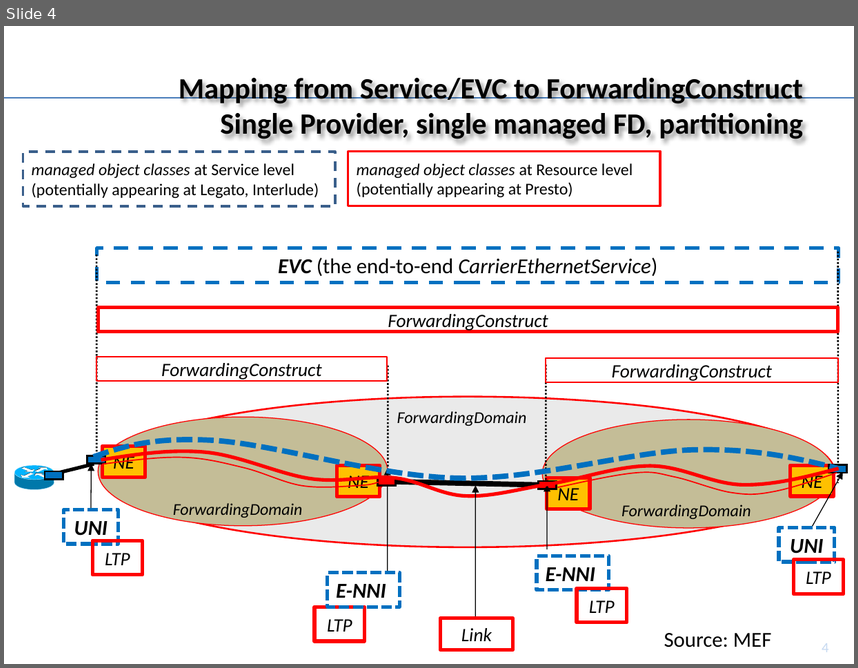
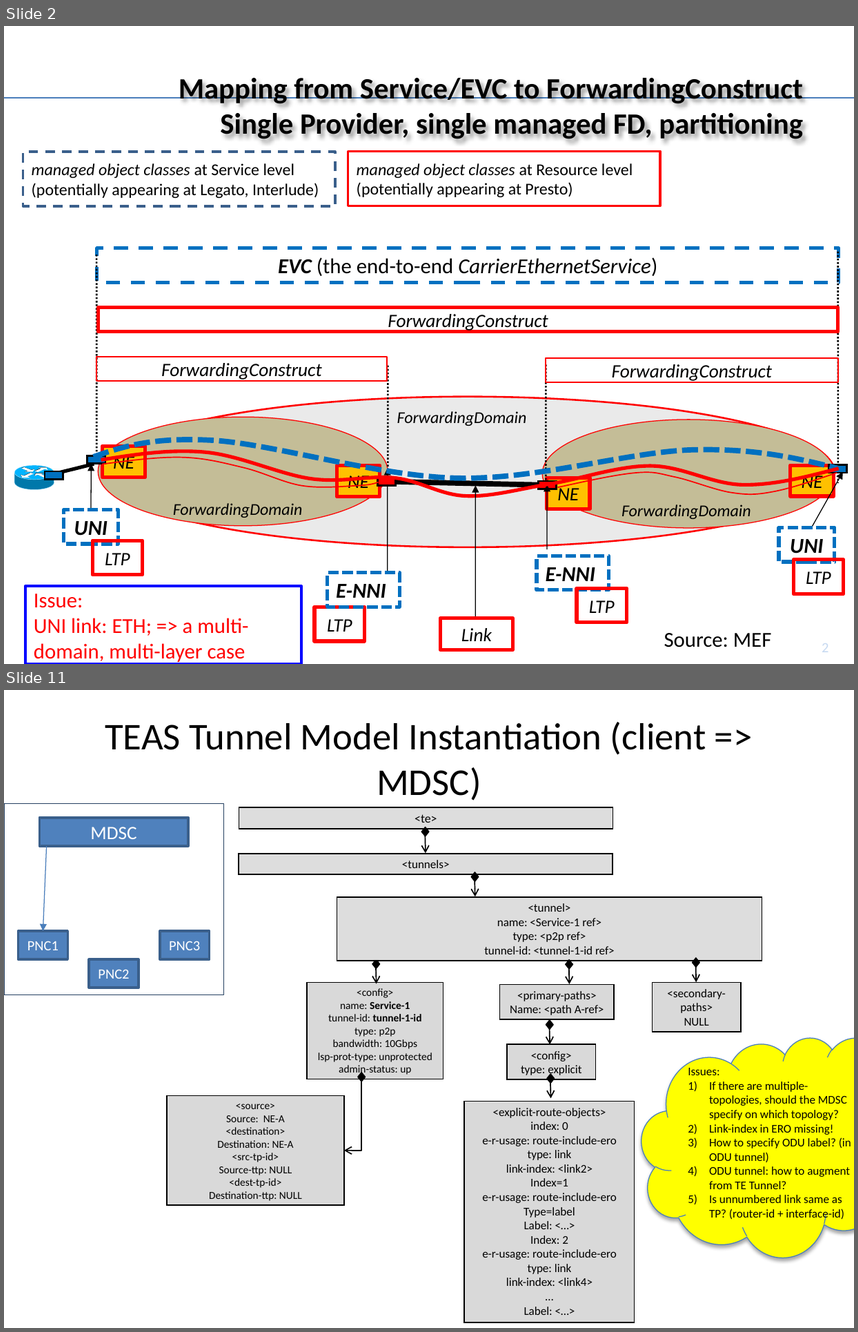
Before and after one commit to TransportModels/IETF-Transport-Modeling, a slide deck: Transport-UseCases/UC#3_P2P_SingleProvider_MultiDomainTopology.pptx. Shown one above the other, each under a label of ours: slide 4 before the commit, slides 2 and 11 after it; the slides between them are not shown. The pictures are 858x668 and 858x1332 pixels, drawn with LibreOffice and Linux fonts; fonts in the diff are those of the drawing; background and template pictures are left out. Boxes give left, top, right and bottom in pixels: in the first picture for what was removed or moved away, otherwise in the second. Text is boxed around its words. In the diff, an @@ line names an element or a change of style, - is before the commit and + after.

```diff
--- a/Transport-UseCases/UC#3_P2P_SingleProvider_MultiDomainTopology.pptx
+++ b/Transport-UseCases/UC#3_P2P_SingleProvider_MultiDomainTopology.pptx
@@ slide 11 added at (4, 690, 854, 1328), background #FFFFFF @@
@@ title added at (105, 722, 706, 800), 32 pt, text #000000 @@
+TEAS Tunnel Model Instantiation (client => MDSC)
@@ rectangle added at (4, 803, 223, 994), outline #254061 0.75 pt @@
@@ rectangle added at (239, 807, 613, 829), fill #DDDDDD, outline #000000 1 pt, 10.5 pt, text #000000 @@
+<te>
@@ rectangle added at (40, 818, 188, 845), fill #4F81BD, outline #3A5F8C 2 pt, 16 pt, text #FFFFFF @@
+MDSC
@@ diamond added at (421, 827, 429, 836), fill #000000, outline #000000 0.75 pt @@
@@ arrow added from (47, 845) to (43, 931), #4B7EBC 0.75 pt @@
@@ rectangle added at (239, 854, 613, 874), fill #DDDDDD, outline #000000 1 pt, 10 pt, text #000000 @@
+<tunnels>
@@ arrow added from (425, 836) to (426, 854), #000000 1 pt @@
@@ diamond added at (472, 872, 479, 881), fill #000000, outline #000000 0.75 pt @@
@@ rectangle added at (337, 896, 762, 960), fill #DDDDDD, outline #000000 1 pt, 10 pt, text #000000 @@
+<tunnel>
+name: <Service-1 ref>
+type: <p2p ref>
+tunnel-id: <tunnel-1-id ref>
@@ arrow added from (475, 880) to (475, 896), #000000 1 pt @@
@@ rectangle added at (18, 931, 67, 958), fill #4F81BD, outline #3A5F8C 2 pt, 12 pt, text #FFFFFF @@
+PNC1
@@ rectangle added at (159, 931, 209, 958), fill #4F81BD, outline #3A5F8C 2 pt, 12 pt, text #FFFFFF @@
+PNC3
@@ diamond added at (693, 958, 700, 967), fill #000000, outline #000000 0.75 pt @@
@@ rectangle added at (89, 960, 139, 987), fill #4F81BD, outline #3A5F8C 2 pt, 12 pt, text #FFFFFF @@
+PNC2
@@ diamond added at (372, 960, 380, 969), fill #000000, outline #000000 0.75 pt @@
@@ arrow added from (377, 966) to (377, 983), #000000 1 pt @@
@@ diamond added at (565, 960, 573, 969), fill #000000, outline #000000 0.75 pt @@
@@ arrow added from (569, 967) to (569, 984), #000000 1 pt @@
@@ arrow added from (696, 965) to (696, 983), #000000 1 pt @@
@@ rectangle added at (307, 983, 443, 1079), fill #D9D9D9, outline #000000 1 pt, 9 pt, text #000000 @@
+<config>
+name: Service-1
+tunnel-id: tunnel-1-id
+type: p2p
+bandwidth: 10Gbps
+lsp-prot-type: unprotected
+admin-status: up
@@ rectangle added at (499, 984, 613, 1019), fill #D9D9D9, outline #000000 1 pt, 10 pt, text #000000 @@
+<primary-paths>
+Name: <path A-ref>
@@ rectangle added at (653, 983, 741, 1032), fill #D9D9D9, outline #000000 1 pt, 10 pt, text #000000 @@
+<secondary-paths>
+NULL
@@ diamond added at (546, 1020, 553, 1029), fill #000000, outline #000000 0.75 pt @@
@@ arrow added from (550, 1027) to (550, 1045), #000000 1 pt @@
@@ cloud added at (642, 1037, 854, 1256), fill #FFFF00, outline #4B7EBC 0.75 pt, 10 pt, text #000000 @@
+Issues:
+1) If there are multiple-topologies, should the MDSC specify on which topology?
+2) Link-index in ERO missing!
+3) How to specify ODU label? (in ODU tunnel)
+4) ODU tunnel: how to augment from TE Tunnel?
+5) Is unnumbered link same as TP? (router-id + interface-id)
@@ rectangle added at (507, 1045, 595, 1079), fill #D9D9D9, outline #000000 1 pt, 10 pt, text #000000 @@
+<config>
+type: explicit
@@ elbow arrow added from (362, 1081) to (344, 1150), #000000 1 pt @@
@@ diamond added at (358, 1072, 366, 1081), fill #000000, outline #000000 0.75 pt @@
@@ diamond added at (547, 1074, 555, 1083), fill #000000, outline #000000 0.75 pt @@
@@ arrow added from (550, 1081) to (550, 1098), #000000 1 pt @@
@@ rectangle added at (168, 1096, 344, 1205), fill #D9D9D9, outline #000000 1 pt, 9 pt, text #000000 @@
+<source>
+Source: NE-A
+<destination>
+Destination: NE-A
+<src-tp-id>
+Source-ttp: NULL
+<dest-tp-id>
+Destination-ttp: NULL
@@ rectangle added at (465, 1101, 635, 1321), fill #D9D9D9, outline #000000 1 pt, 10 pt, text #000000 @@
+<explicit-route-objects>
+index: 0
+e-r-usage: route-include-ero
+type: link
+link-index: <link2>
+Index=1
+e-r-usage: route-include-ero
+Type=label
+Label: <…>
+Index: 2
+e-r-usage: route-include-ero
+type: link
+link-index: <link4>
+…
+Label: <…>
@@ what was slide 4 is now slide 2 @@
@@ slide 2 changed as well @@
@@ rectangle added at (25, 586, 301, 664), outline #0000FF 2 pt, 18 pt, text #FF0000 @@
+Issue:
+UNI link: ETH; => a multi-domain, multi-layer case
@@ page number at (822, 643, 829, 652): text changed @@
-4
+2
```
Also in this commit, not shown: 2 other slides changed, 8 other slides added, 8 slides removed.
